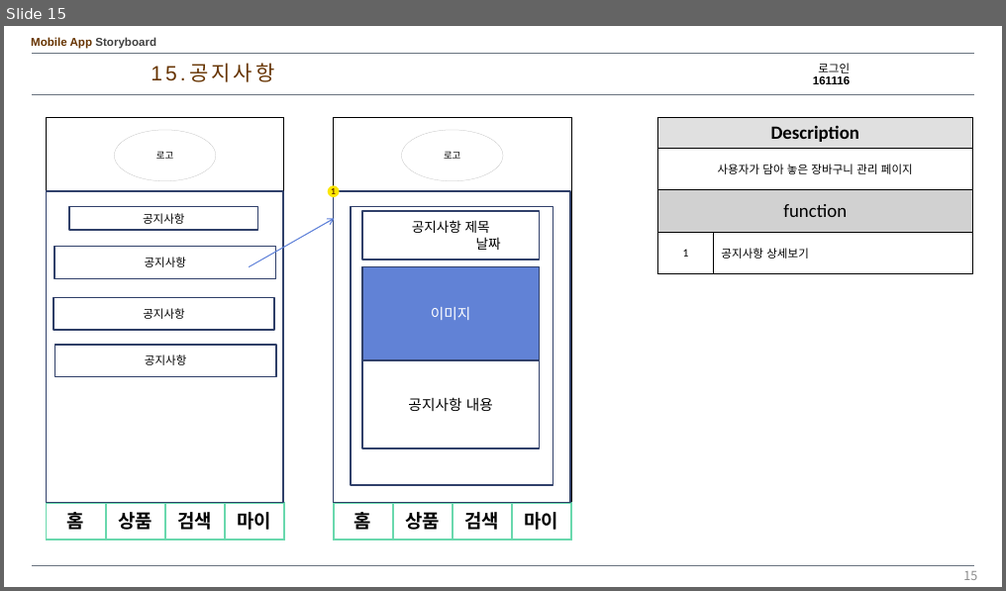
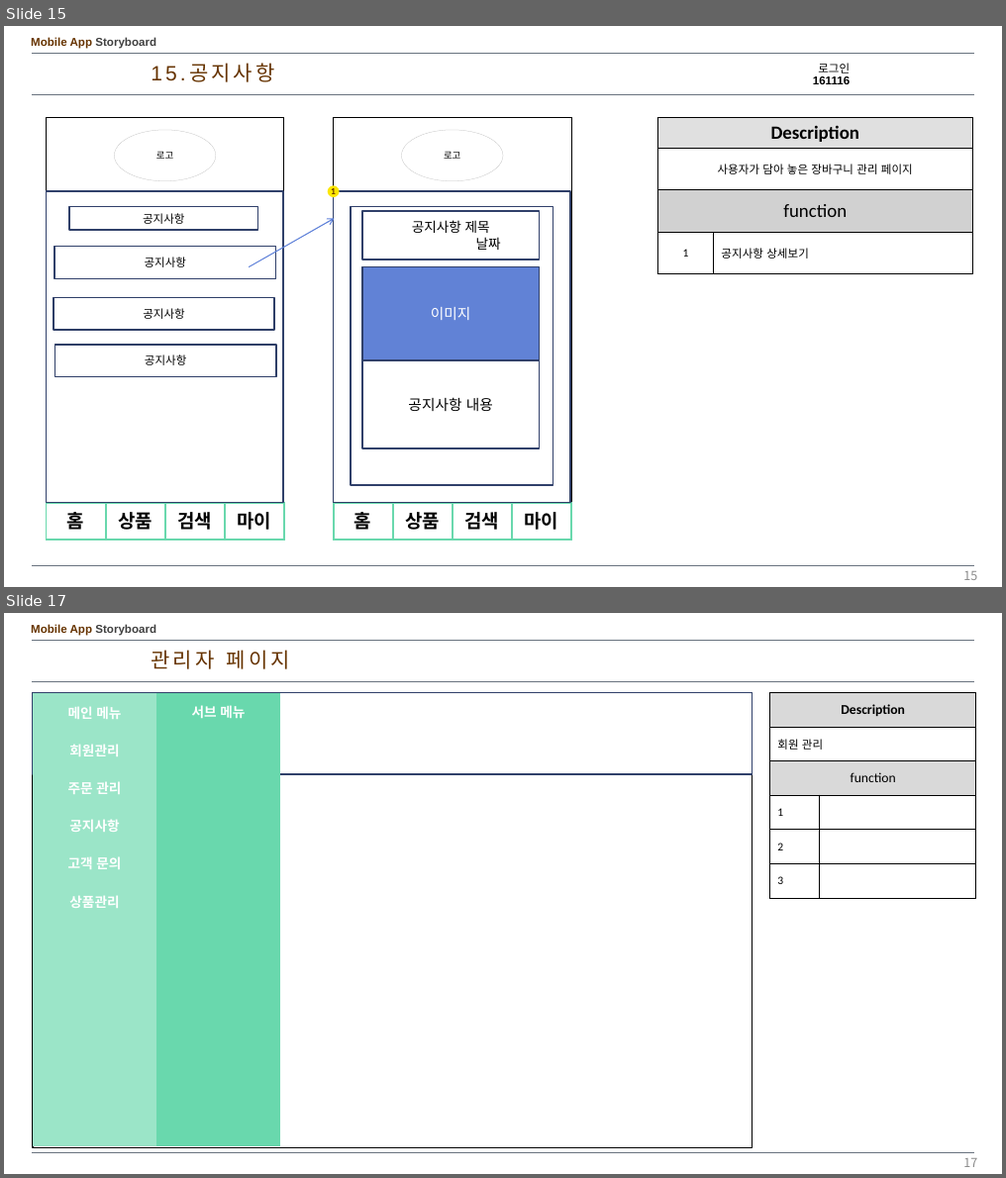
Before and after one commit to kangheechoul/document, a slide deck: 프레젠테이션 1.pptx. Shown one above the other, each under a label of ours: slide 15 before the commit, slides 15 and 17 after it; the slides between them are not shown. The pictures are 1006x591 and 1006x1178 pixels, drawn with LibreOffice and Linux fonts; fonts in the diff are those of the drawing. Boxes give left, top, right and bottom in pixels: in the first picture for what was removed or moved away, otherwise in the second. Text is boxed around its words. In the diff, an @@ line names an element or a change of style, - is before the commit and + after.

Commit message:
0529 관리자 페이지 메뉴

```diff
--- a/프레젠테이션 1.pptx
+++ b/프레젠테이션 1.pptx
@@ slide 17 added at [4,613,1002,1174], background #FFFFFF; not listed: 4 template elements that a slide beside it also shows @@
@@ text added at [151,650,290,669], 20 pt, text #663300 @@
+관리자 페이지
@@ rectangle added at [33,692,751,1149], fill #FFFFFF, outline #000000 1.5 pt @@
@@ rectangle added at [33,692,751,774], fill #FFFFFF, outline #30416A 1.5 pt @@
@@ table added at [33,693,156,1147], 12 rows, 2 columns @@
+메인 메뉴 | 
+회원관리 | 
+주문 관리 | 
+공지사항 | 
+고객 문의 | 
+상품관리 | 
+ | 
+ | 
+ | 
+ | 
+ | 
+ | 
@@ table added at [156,693,280,1147], 12 rows, 2 columns @@
+서브 메뉴 | 
+ | 
+ | 
+ | 
+ | 
+ | 
+ | 
+ | 
+ | 
+ | 
+ | 
+ | 
@@ table added at [770,692,976,898], 6 rows, 2 columns @@
+Description | 
+회원 관리 | 
+function | 
+1 | 
+2 | 
+3 | 
@@ page number added at [963,1158,977,1167], 12 pt, text #8C8C8C @@
+17
```
Also in this commit, not shown: 1 slide changed, 1 other slide added.
